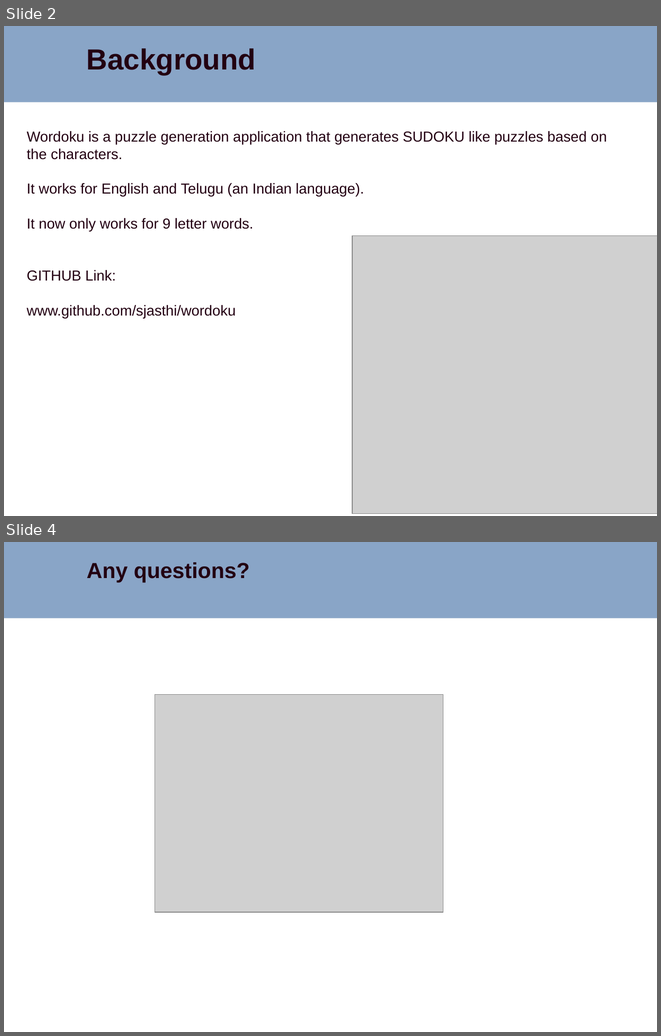
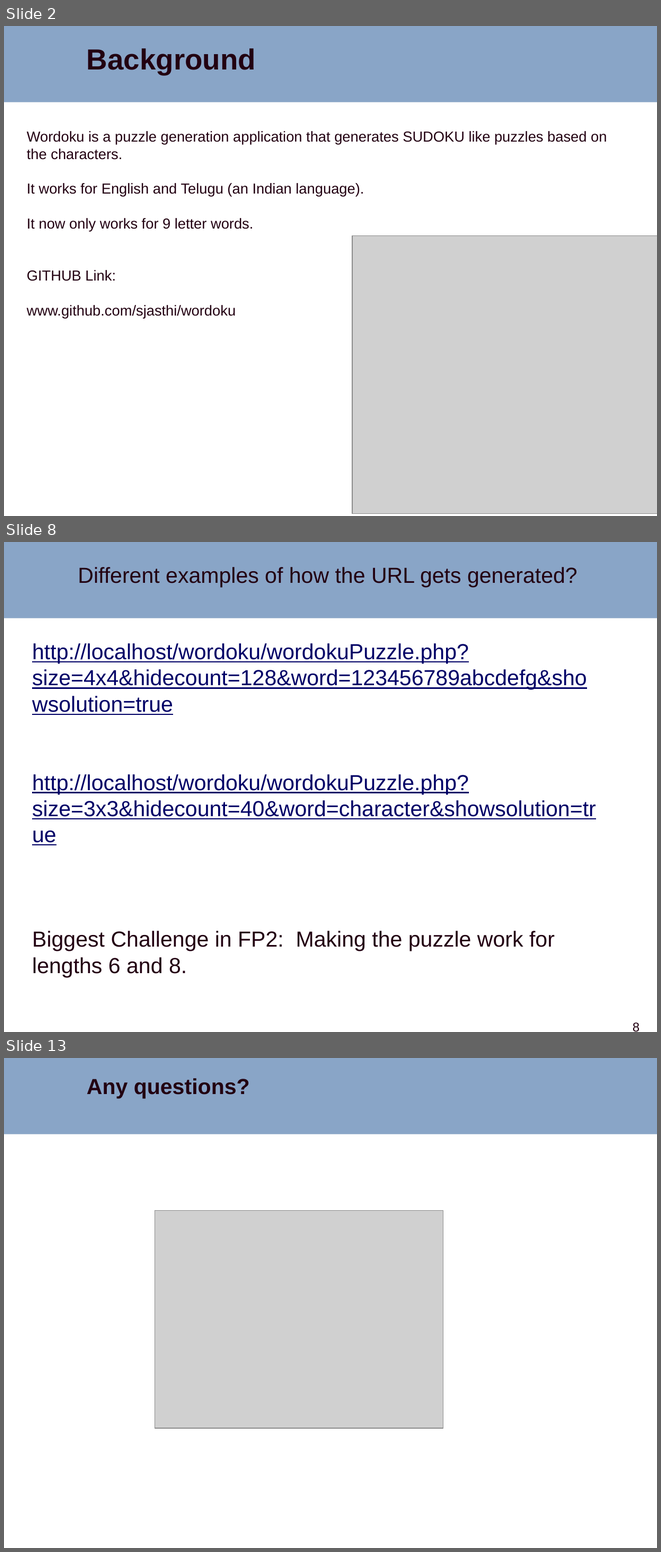
Before and after one commit to sjasthi/wordoku, a slide deck: docs/wordoku_enhancements.pptx. Shown one above the other, each under a label of ours: slides 2 and 4 before the commit, slides 2, 8 and 13 after it; the slides between them are not shown. The pictures are 661x1036 and 661x1552 pixels, drawn with LibreOffice and Linux fonts; fonts in the diff are those of the drawing; grey boxes stand for pictures; background and template pictures are left out. Boxes give left, top, right and bottom in pixels: in the first picture for what was removed or moved away, otherwise in the second. Text is boxed around its words. In the diff, an @@ line names an element or a change of style, - is before the commit and + after.

```diff
--- a/docs/wordoku_enhancements.pptx
+++ b/docs/wordoku_enhancements.pptx
@@ slide 8 added at (x1=4, y1=542, x2=657, y2=1032), background #FFFFFF; not listed: 1 template element that a slide beside it also shows @@
@@ text added at (x1=78, y1=567, x2=577, y2=588), 24 pt, text #220011 @@
+Different examples of how the URL gets generated?
@@ text added at (x1=32, y1=643, x2=596, y2=977), 24 pt, text #000066, underline @@
+http://localhost/wordoku/wordokuPuzzle.php?size=4x4&hidecount=128&word=123456789abcdefg&showsolution=true
+http://localhost/wordoku/wordokuPuzzle.php?size=3x3&hidecount=40&word=character&showsolution=true
+Biggest Challenge in FP2: Making the puzzle work for lengths 6 and 8.
@@ page number added at (x1=633, y1=1022, x2=639, y2=1031), 14 pt, text #220011 @@
+8
@@ what was slide 4 is now slide 13 @@
```
Also in this commit, not shown: 1 slide changed, 8 other slides added.
